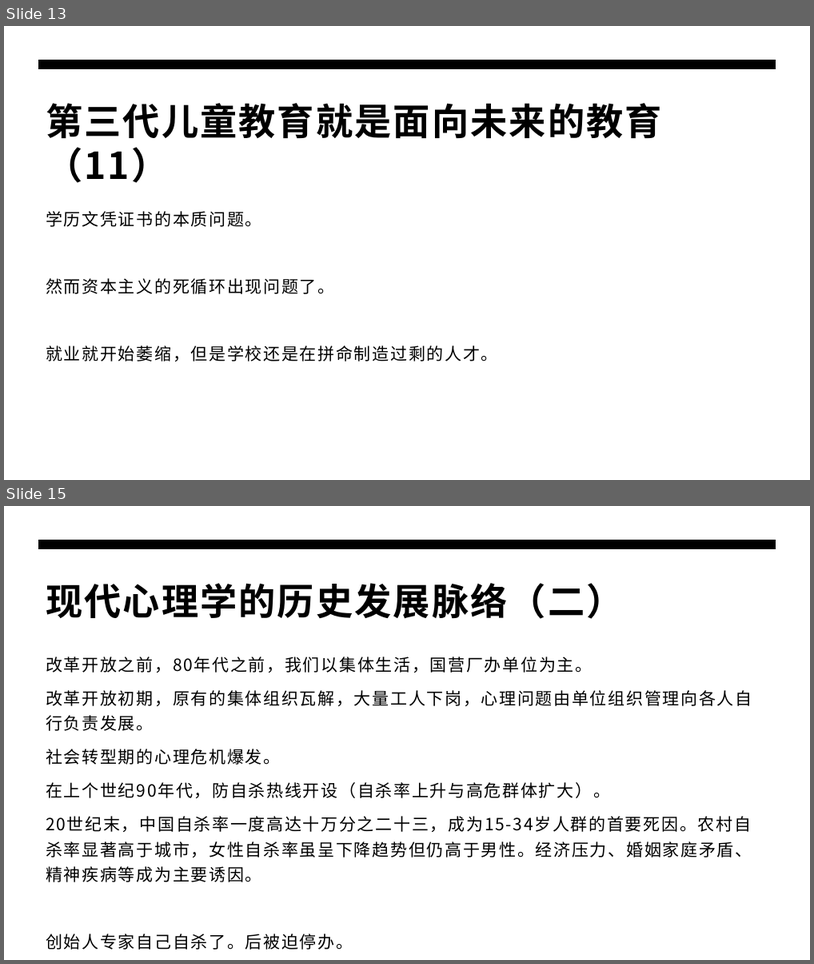
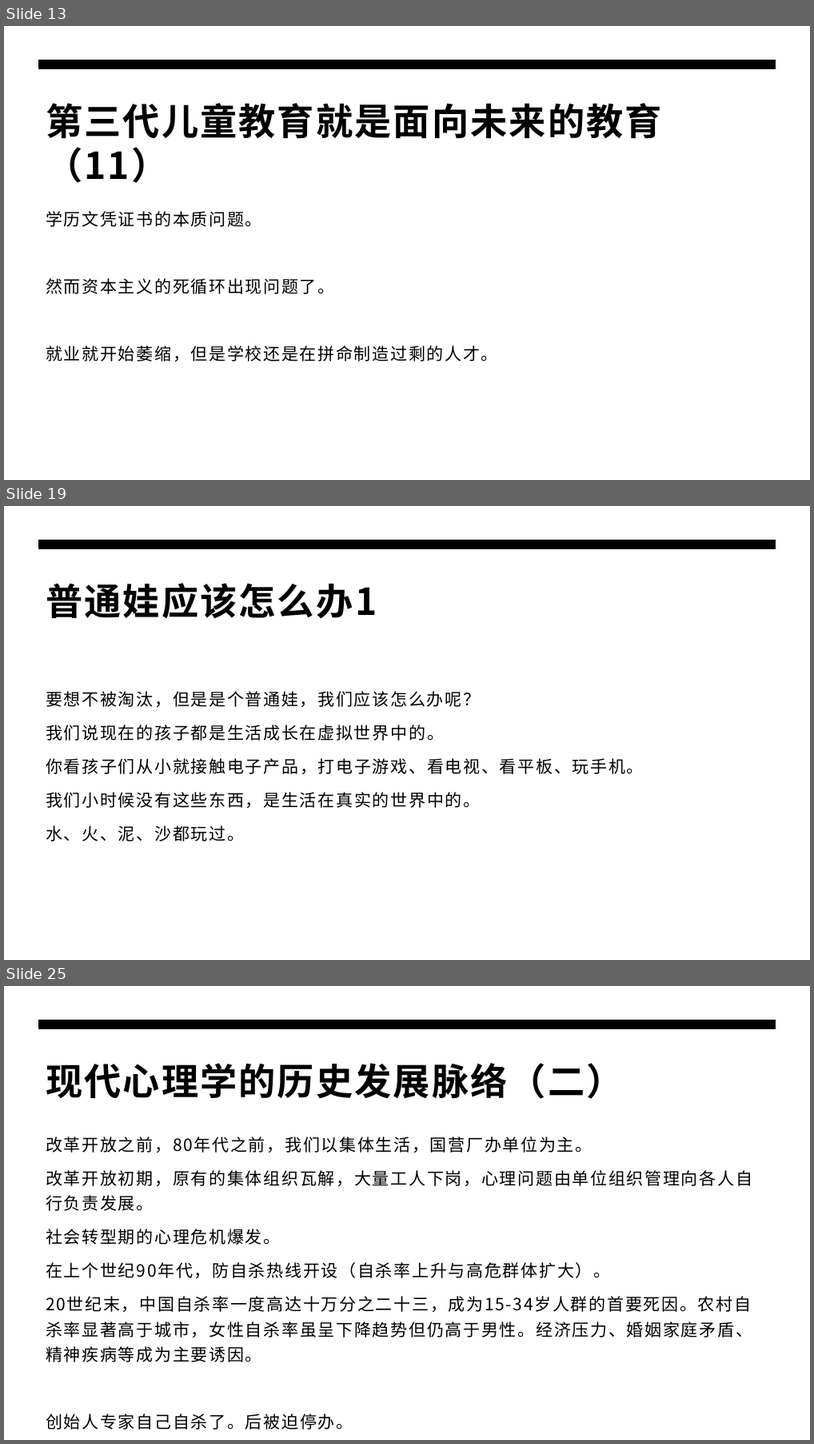
Before and after one commit to panxibei/writing, a slide deck: 44_心理学/24_浥尘伙伴社团原创：浥尘智慧家长课堂/AI时代高智慧家长私教课/父母公开课/父母公开课.pptx. Shown one above the other, each under a label of ours: slides 13 and 15 before the commit, slides 13, 19 and 25 after it; the slides between them are not shown. The pictures are 814x964 and 814x1444 pixels, drawn with LibreOffice and Linux fonts; fonts in the diff are those of the drawing. Boxes give left, top, right and bottom in pixels: in the first picture for what was removed or moved away, otherwise in the second. Text is boxed around its words. In the diff, an @@ line names an element or a change of style, - is before the commit and + after.

```diff
--- a/44_心理学/24_浥尘伙伴社团原创：浥尘智慧家长课堂/AI时代高智慧家长私教课/父母公开课/父母公开课.pptx
+++ b/44_心理学/24_浥尘伙伴社团原创：浥尘智慧家长课堂/AI时代高智慧家长私教课/父母公开课/父母公开课.pptx
@@ slide 19 added at box(4, 506, 810, 960), background #FFFFFF; not listed: 1 template element that a slide beside it also shows @@
@@ title added at box(46, 583, 377, 619), 44 pt, text #000000, bold @@
+普通娃应该怎么办1
@@ text added at box(46, 691, 644, 841), 20 pt, text #000000 @@
+要想不被淘汰，但是是个普通娃，我们应该怎么办呢？
+我们说现在的孩子都是生活成长在虚拟世界中的。
+你看孩子们从小就接触电子产品，打电子游戏、看电视、看平板、玩手机。
+我们小时候没有这些东西，是生活在真实的世界中的。
+水、火、泥、沙都玩过。
@@ what was slide 15 is now slide 25 @@
```
Also in this commit, not shown: 1 slide changed, 9 other slides added.
